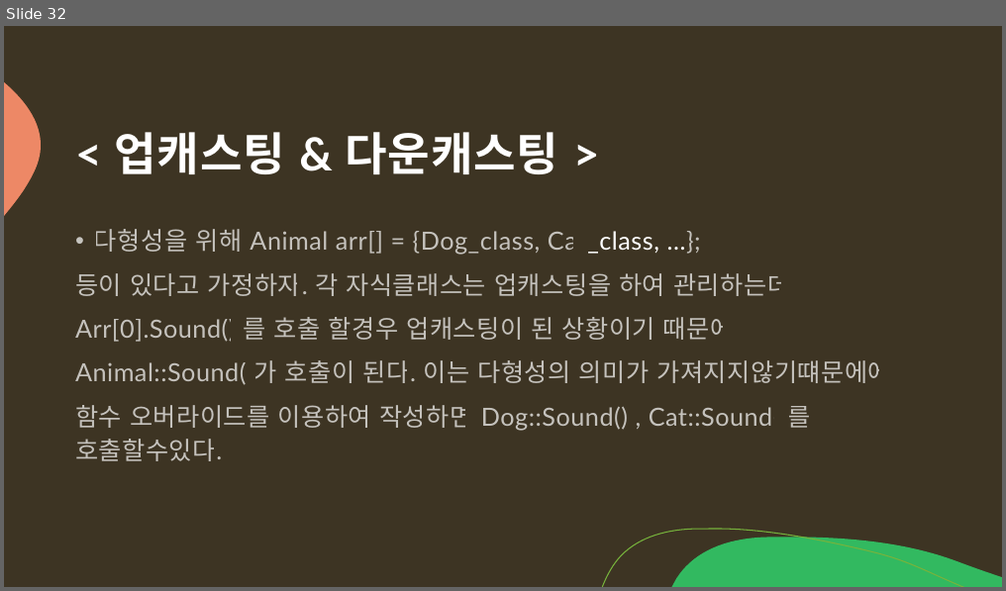
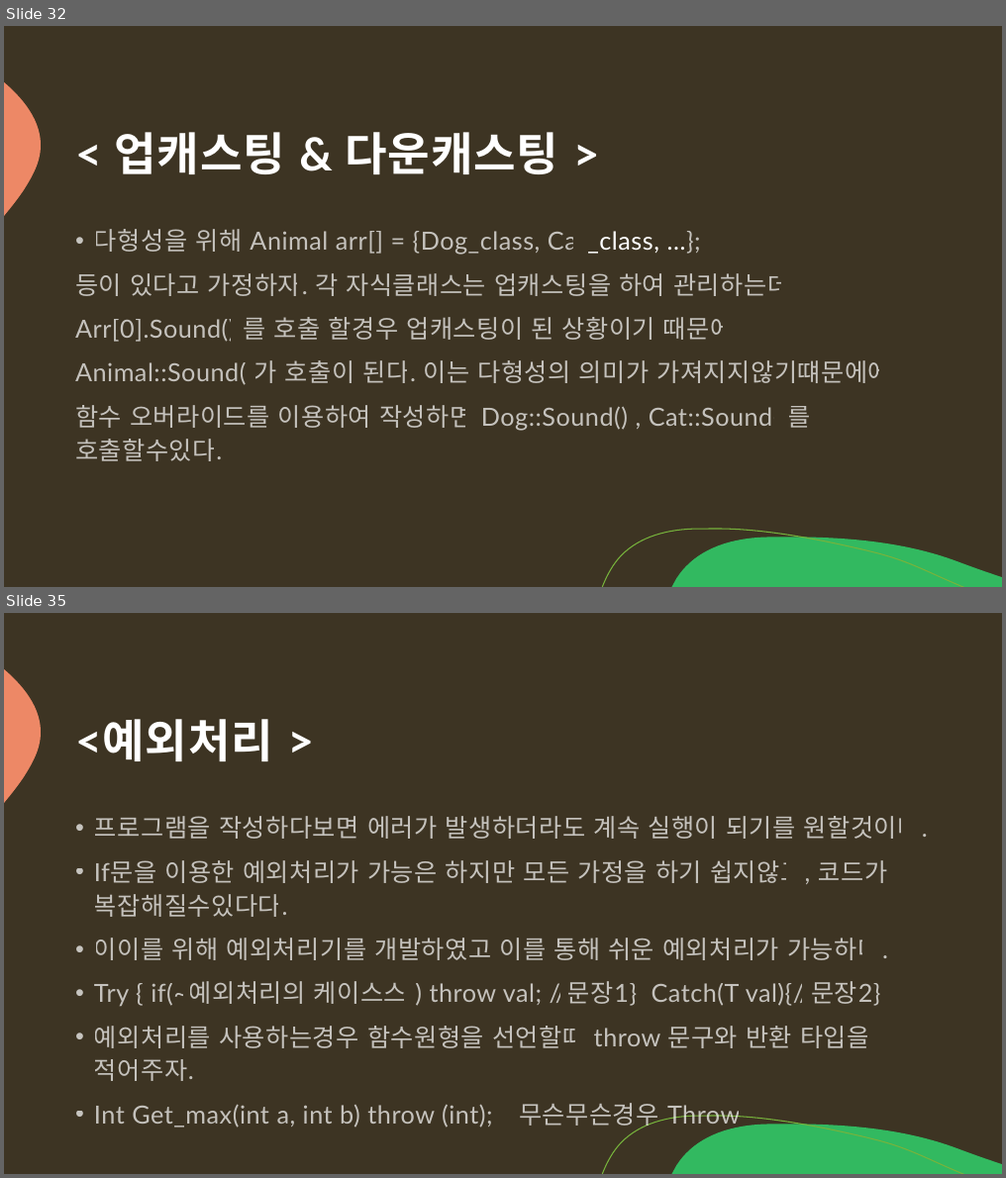
Before and after one commit to arkchimy/_Algorithm, a slide deck: 전공지식/C언어의 기초/C언어 기초지식.pptx. Shown one above the other, each under a label of ours: slide 32 before the commit, slides 32 and 35 after it; the slides between them are not shown. The pictures are 1006x591 and 1006x1178 pixels, drawn with LibreOffice and Linux fonts; fonts in the diff are those of the drawing. Boxes give left, top, right and bottom in pixels: in the first picture for what was removed or moved away, otherwise in the second. Text is boxed around its words. In the diff, an @@ line names an element or a change of style, - is before the commit and + after.

Commit message:
[C++ 지식 ] Friend & 연산자 오버로딩 & 예외처리

```diff
--- a/전공지식/C언어의 기초/C언어 기초지식.pptx
+++ b/전공지식/C언어의 기초/C언어 기초지식.pptx
@@ slide 35 added at (4, 613, 1002, 1174), background #3D3423; not listed: 3 template elements that a slide beside it also shows @@
@@ title added at (75, 719, 273, 761), 44 pt, text #FFFFFF, bold @@
+<예외처리 >
@@ text added at (94, 816, 928, 1128), 24 pt, text #FFFFFF at 70% opacity @@
+• 프로그램을 작성하다보면 에러가 발생하더라도 계속 실행이 되기를 원할것이다.
+• If문을 이용한 예외처리가 가능은 하지만 모든 가정을 하기 쉽지않고, 코드가 복잡해질수있다다.
+• 이이를 위해 예외처리기를 개발하였고 이를 통해 쉬운 예외처리가 가능하다.
+• Try { if(~예외처리의 케이스스 ) throw val; //문장1} Catch(T val){//문장2}
+• 예외처리를 사용하는경우 함수원형을 선언할떄 throw 문구와 반환 타입을 적어주자.
+• Int Get_max(int a, int b) throw (int); //무슨무슨경우 Throw
```
Also in this commit, not shown: 2 other slides added.
